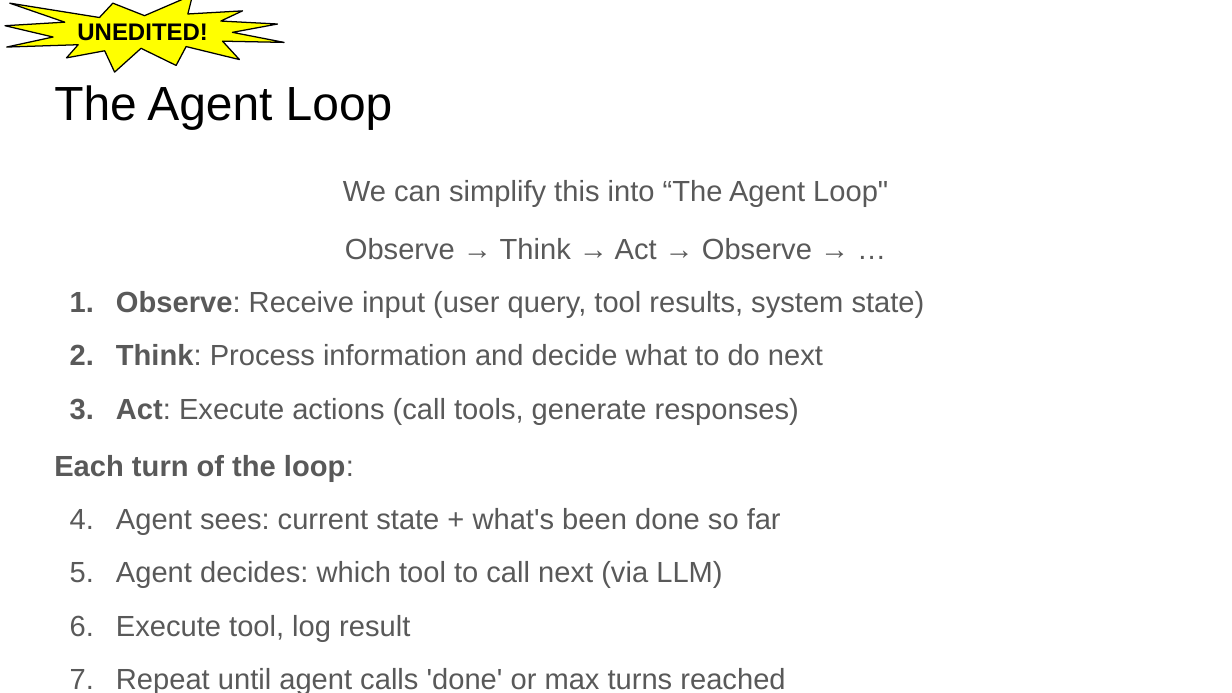
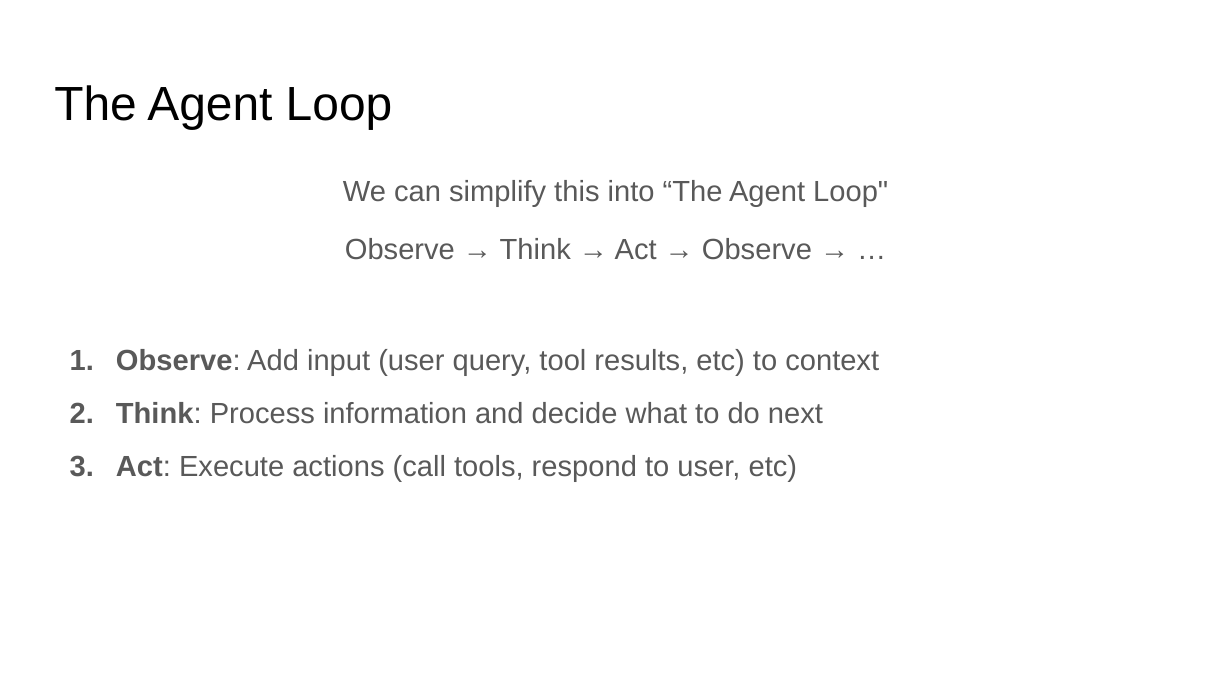
Before and after one commit to dsi-rse/careers-workshop-ai-development, a slide deck: slide 10 of lecture_4/slides/lecture_4.pptx (slide 12 before the commit). Drawn at 1232x693 pixels with LibreOffice and Linux fonts; fonts in the diff are those of the drawing. Boxes give left, top, right and bottom in pixels: in the first picture for what was removed or moved away, otherwise in the second. Text is boxed around its words. In the diff, an @@ line names an element or a change of style, - is before the commit and + after.

```diff
--- a/lecture_4/slides/lecture_4.pptx
+++ b/lecture_4/slides/lecture_4.pptx
@@ irregular seal removed at (x1=5, y1=0, x2=285, y2=73) @@
-UNEDITED!
@@ text at (x1=116, y1=349, x2=879, y2=375): text changed @@
-1. Observe: Receive input (user query, tool results, system state)
+1. Observe: Add input (user query, tool results, etc) to context
@@ text at (x1=116, y1=455, x2=798, y2=481): text changed @@
-3. Act: Execute actions (call tools, generate responses)
-Each turn of the loop:
-1. Agent sees: current state + what's been done so far
-2. Agent decides: which tool to call next (via LLM)
-3. Execute tool, log result
-4. Repeat until agent calls 'done' or max turns reached
+3. Act: Execute actions (call tools, respond to user, etc)
```
Also in this commit, not shown: 14 other slides changed, 13 slides added, 23 slides removed, 3 other files.
